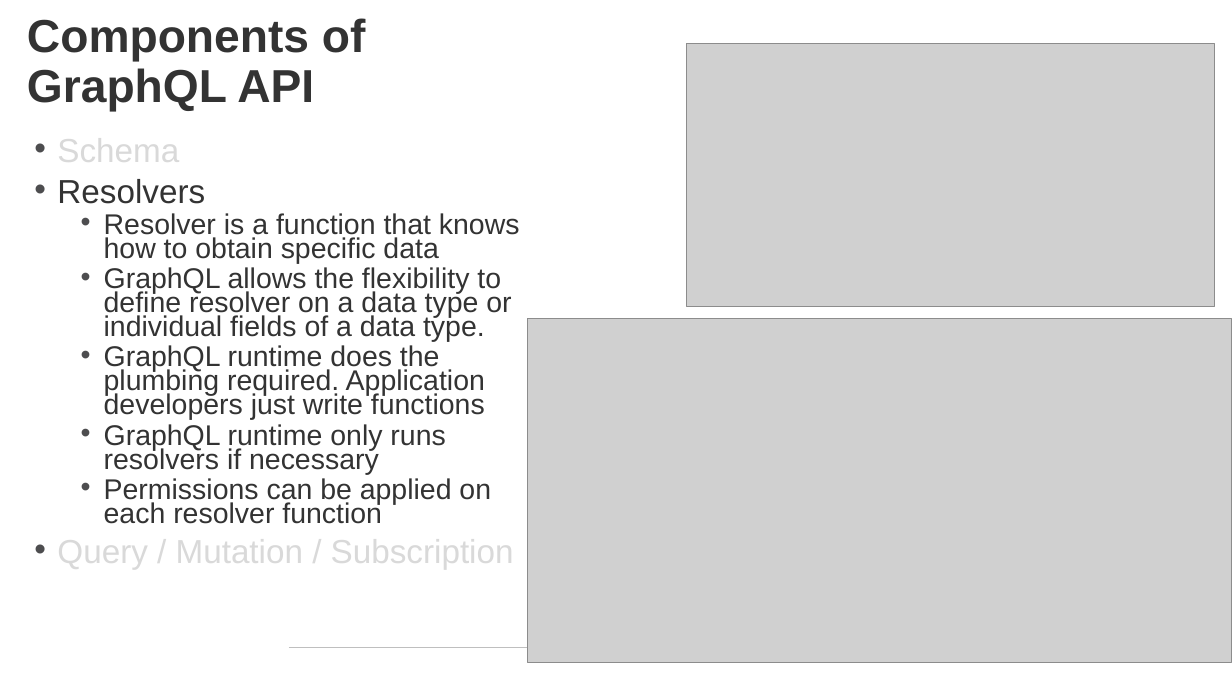
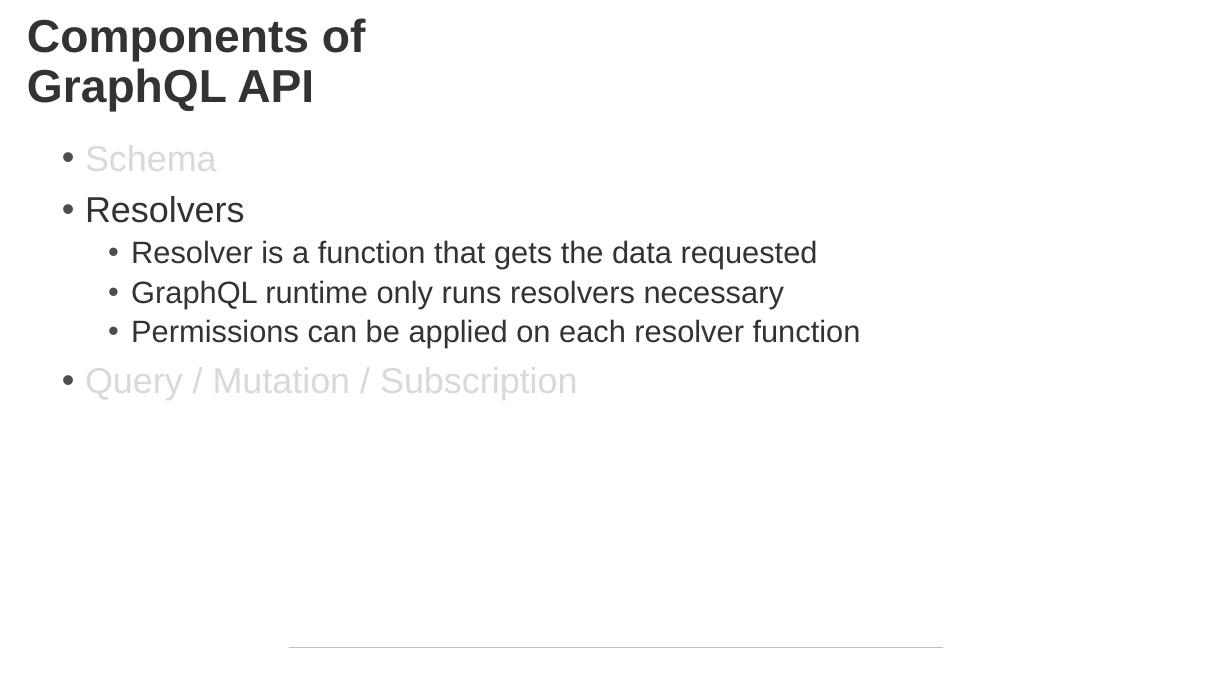
Before and after one commit to NPDSoftwareDev/graphql-presentation, a slide deck: slide 11 of graphql Introduction.pptx. Drawn at 1232x693 pixels with LibreOffice and Linux fonts; fonts in the diff are those of the drawing; grey boxes stand for pictures. Boxes give left, top, right and bottom in pixels: in the first picture for what was removed or moved away, otherwise in the second. Text is boxed around its words. In the diff, an @@ line names an element or a change of style, - is before the commit and + after.

Commit message:
update schema as well as presentation to explain resolvers well

```diff
--- a/graphql Introduction.pptx
+++ b/graphql Introduction.pptx
@@ picture removed at (687,43,1214,306) @@
@@ text "Schema": place and size @@
-text "Schema" at (57,132,520,570)
+text "Schema" at (85,139,861,401)
@@ text at (85,139,861,401): size 25.9 to 28 pt in "Schema", "Resolvers", "Query / Mutation / Subscription"; size 22.2 to 24 pt in "Permissions can be applied on each resolver ..."; line spacing 0.7 to 0.9 @@
@@ text at (131,240,818,308): text changed; size 22.2 to 24 pt @@
-  • Resolver is a function that knows how to obtain specific data
-  • GraphQL allows the flexibility to define resolver on a data type or individual fields of a data type.
-  • GraphQL runtime does the plumbing required. Application developers just write functions
-  • GraphQL runtime only runs resolvers if necessary
+  • Resolver is a function that gets the data requested
+  • GraphQL runtime only runs resolvers necessary
@@ picture removed at (528,319,1232,663) @@
```
Also in this commit, not shown: 1 other slide changed, 6 slides added, 3 other files.
